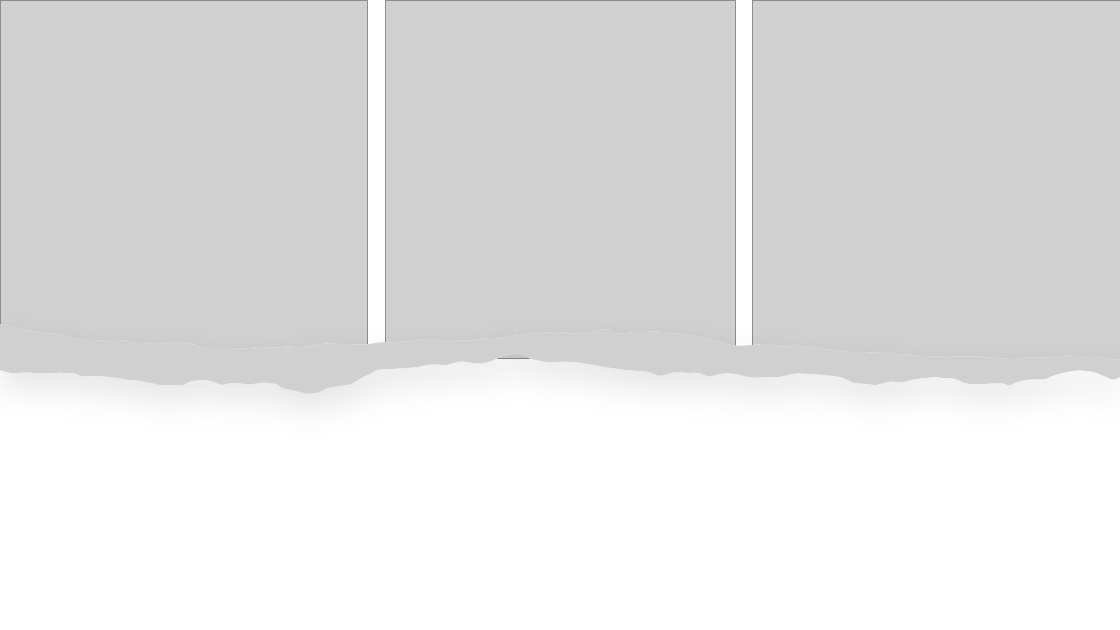
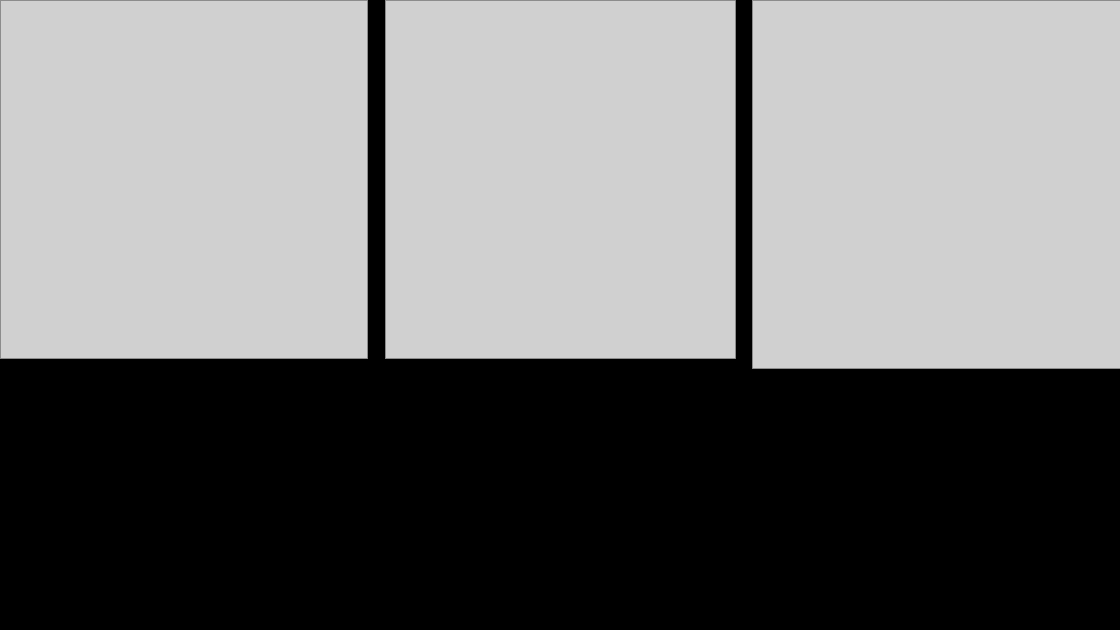
Before and after one commit to Ne0hermes/alflight, a slide deck: slide 9 of ALFlight_Presentation_Complete.pptx (slide 10 before the commit). Drawn at 1120x630 pixels with LibreOffice and Linux fonts; fonts in the diff are those of the drawing; grey boxes stand for pictures. Boxes give left, top, right and bottom in pixels: in the first picture for what was removed or moved away, otherwise in the second. Text is boxed around its words. In the diff, an @@ line names an element or a change of style, - is before the commit and + after.

```diff
--- a/ALFlight_Presentation_Complete.pptx
+++ b/ALFlight_Presentation_Complete.pptx
@@ background #FFFFFF to #000000 @@
@@ freeform shape removed at [0, 324, 1120, 394] @@
@@ picture removed at [0, 324, 1120, 394] @@
```
Also in this commit, not shown: 30 other slides changed, 1 slide added, 2 slides removed, 1 other file.
